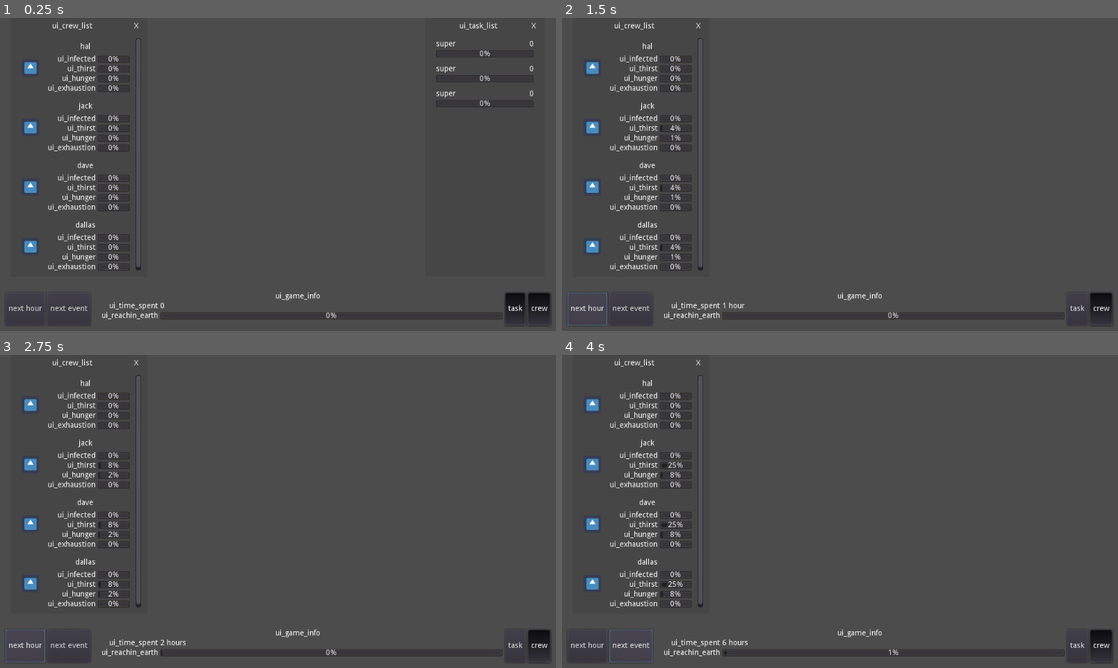
Above: before the commit, frames 1-4 (two rows, left to right).
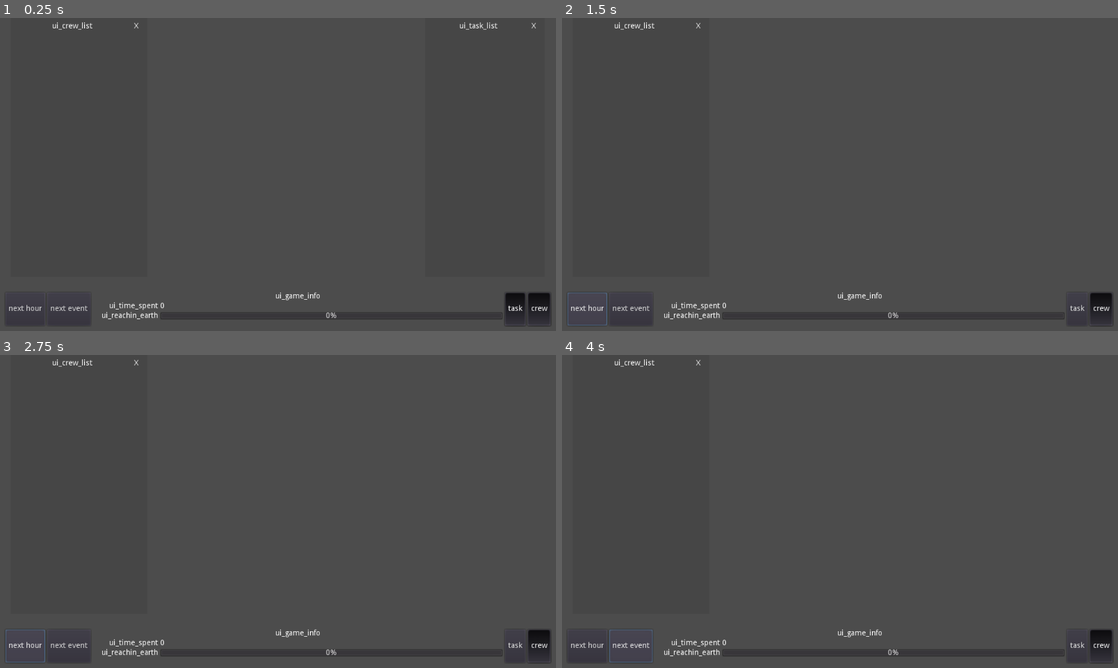
Above: after the commit, the same moments.

Repository: Eptwalabha/ld46
Game: Godot game, scene res://scenes/game/Game.tscn
Two runs of this game, one before a commit and one after it. Both use one fixed random seed, a clock stepped at 60 frames per second and the inputs below. The engine's default icon, where the game draws it, is replaced by a stand-in: a white triangle on a blue panel in a dark square.
Inputs:
- Up to frame 1 (0.25 s): no input
- Up to frame 2 (1.5 s): click "task" at 0.5 s; click "next hour" at 1.25 s
- Up to frame 3 (2.75 s): click "next hour" at 2 s
- Up to frame 4 (4 s): click "next event" at 2.75 s; click "next event" at 3.5 s

The runs differ from the first frame. In frame 1, 2.3% of the frame differs, in the area x 4-96%, y 6-81%; in frame 2, 2.2%; in frame 3, 2.2%; in frame 4, 2.2%.
Error after the commit: Parse Error: The variable type cannot be inferred because its value is "null". (res://scenes/game/gameplay/tasks/Task.gd:14)

Commit message:
task wip

Diff:
--- a/project.godot
+++ b/project.godot
@@ -9,6 +9,11 @@
 config_version=4
 
 _global_script_classes=[ {
+"base": "Node2D",
+"class": "AndroidCrew",
+"language": "GDScript",
+"path": "res://scenes/game/crew/member/AndroidCrew.gd"
+}, {
 "base": "Node2D",
 "class": "CrewMember",
 "language": "GDScript",
@@ -22,7 +27,7 @@
 "base": "Control",
 "class": "GameUI",
 "language": "GDScript",
-"path": "res://scenes/game/ui/UI.gd"
+"path": "res://scenes/game/ui/GameUI.gd"
 }, {
 "base": "Node",
 "class": "PhysicalState",
@@ -42,7 +47,7 @@
 "base": "Node",
 "class": "Task",
 "language": "GDScript",
-"path": "res://scenes/game/gameplay/Task.gd"
+"path": "res://scenes/game/gameplay/tasks/Task.gd"
 }, {
 "base": "UIWindow",
 "class": "UICrewList",
@@ -54,10 +59,15 @@
 "language": "GDScript",
 "path": "res://scenes/game/ui/crew/UICrewMember.gd"
 }, {
+"base": "MarginContainer",
+"class": "UITask",
+"language": "GDScript",
+"path": "res://scenes/game/ui/tasks/UITask.gd"
+}, {
 "base": "UIWindow",
 "class": "UITaskList",
 "language": "GDScript",
-"path": "res://scenes/game/ui/task/UITaskList.gd"
+"path": "res://scenes/game/ui/tasks/UITaskList.gd"
 }, {
 "base": "Control",
 "class": "UIWindow",
@@ -65,6 +75,7 @@
 "path": "res://scenes/game/ui/window/UIWindow.gd"
 } ]
 _global_script_class_icons={
+"AndroidCrew": "",
 "CrewMember": "",
 "Game": "",
 "GameUI": "",
@@ -74,6 +85,7 @@
 "Task": "",
 "UICrewList": "",
 "UICrewMember": "",
+"UITask": "",
 "UITaskList": "",
 "UIWindow": ""
 }
--- a/scenes/game/Game.gd
+++ b/scenes/game/Game.gd
@@ -1,18 +1,28 @@
 class_name Game
 extends Node
+
+var TaskResource = load("res://scenes/game/gameplay/tasks/Task.tscn")
 
 onready var ui := $GameUI as GameUI
 onready var ship := $Ship as Ship
 
 var ongoing_task = []
-
 var hour : int = 0
 var ua : float = 0.0
 var ua_goal := 30 # neptune
 var until_next_event := false
 
+
 func _ready() -> void:
-	$GameUI.setup($Ship)
+	$GameUI.set_ship(ship)
+	var t : Task = TaskResource.instance()
+	t.title = "super new task lol"
+	var crew = ship.get_crew_members()
+	t.crew_assigned = [crew[0], crew[1]]
+	t.hour_cost = 5
+	crew[0].tasks = [t]
+	crew[1].tasks = [t]
+	$GameUI.set_tasks([t])
 
 func next_event() -> void:
 	var new_events = []
@@ -40,13 +50,14 @@
 	for task in ongoing_task:
 		if task is Task:
 			task.update_task(hour)
+	for crew in ship.get_crew_members():
+		crew.work(hour)
 
 func update_ship_state() -> void:
 	ship.update_covered_distance()
 
 func update_crew_state() -> void:
-	var crew_members = ship.get_crew_members()
-	for crew in crew_members:
+	for crew in ship.get_crew_members():
 		crew.update_crew_state(hour)
 
 func check_ship_state() -> void:
--- a/scenes/game/crew/CrewMember.gd
+++ b/scenes/game/crew/CrewMember.gd
@@ -11,8 +11,10 @@
 var exhaustion := 0
 var infected_since := 0
 var sleeping := false
-var current_task = null
 var is_dead := false
+var current_task := 0
+var tasks := []
+var efficiency := 1.0
 
 func productivity(hour: int) -> float:
 	var pick_productivity = _pick_productivity(hour)
@@ -46,12 +48,18 @@
 	else:
 		return 0.0
 
-func update_crew_state(_hour: int) -> void:
+func update_crew_state(hour: int) -> void:
 	thirst += 1
 	hunger += 1
-	if current_task is Task:
+	if tasks.size() > 0:
 		exhaustion += 1
+	efficiency = productivity(hour)
 	emit_signal("crew_state_update")
+
+func work(_hour: int) -> void:
+	var ongoing_tasks_size = tasks.size()
+	if ongoing_tasks_size > 0 and current_task < ongoing_tasks_size:
+		tasks[current_task].worked_on(efficiency)
 
 func is_alive() -> bool:
 	return not is_dead
--- a/scenes/game/crew/member/AndroidCrew.gd
+++ b/scenes/game/crew/member/AndroidCrew.gd
@@ -1,3 +1,4 @@
+class_name AndroidCrew
 extends "res://scenes/game/crew/CrewMember.gd"
 
 var need_maintenance := false
--- a/scenes/game/gameplay/Task.gd
+++ /dev/null
@@ -1,21 +0,0 @@
-class_name Task
-extends Node
-
-signal task_completed
-signal task_failed
-
-export(int) var start_in := 0
-export(int) var hour_to_complete := 1
-export(int) var time_before_fail := 100
-export(String) var description := "description"
-
-var task_since := 0
-
-func update_task(hour) -> void:
-	if hour - task_since > time_before_fail:
-		emit_signal("task_failed")
-
-func worked_on(hour: int) -> void:
-	hour_to_complete -= hour
-	if hour_to_complete <= 0:
-		emit_signal("task_completed")
--- /dev/null
+++ b/scenes/game/gameplay/tasks/Task.gd
@@ -0,0 +1,32 @@
+class_name Task
+extends Node
+
+signal task_completed
+signal task_failed(task)
+signal task_updated
+
+export(int) var start_in := 0
+export(float, .2) var hour_cost := 1.0
+export(int) var time_before_fail := 100
+export(int) var max_crew := 3
+export(String) var title := "a task"
+export(String) var description := "description"
+export(NodePath) var room := null
+
+var hour_spent := 0.0
+var task_since := 0
+var crew_assigned := []
+
+func update_task(hour) -> void:
+	if hour - task_since > time_before_fail:
+		emit_signal("task_failed", self)
+	emit_signal("task_updated")
+
+func worked_on(hour: float) -> void:
+	hour_spent += hour
+	if hour_spent >= hour_cost:
+		emit_signal("task_completed")
+	emit_signal("task_updated")
+
+func penalty(_ship: Ship) -> void:
+	pass
--- /dev/null
+++ b/scenes/game/gameplay/tasks/Task.tscn
@@ -0,0 +1,6 @@
+[gd_scene load_steps=2 format=2]
+
+[ext_resource path="res://scenes/game/gameplay/tasks/Task.gd" type="Script" id=1]
+
+[node name="Task" type="Node"]
+script = ExtResource( 1 )
--- /dev/null
+++ b/scenes/game/gameplay/tasks/TaskFactory.gd
@@ -0,0 +1 @@
+extends Node
--- a/scenes/game/ui/UI.gd
+++ b/scenes/game/ui/GameUI.gd
@@ -7,6 +7,7 @@
 onready var label_date := $Actions/Container/Stats/Time/Date as Label
 onready var distance_progress := $Actions/Container/Stats/Distance/Progress as ProgressBar
 onready var crew_list := $CrewList as UICrewList
+onready var tasks_list := $TaskList as UITaskList
 onready var next_event := $Actions/Container/NextEvent as Button
 onready var next_hour := $Actions/Container/NextHour as Button
 onready var crew_button := $Actions/Container/Crew as Button
@@ -18,9 +19,12 @@
 func _ready() -> void:
 	pass # Replace with function body.
 
-func setup(the_ship: Ship) -> void:
+func set_ship(the_ship: Ship) -> void:
 	ship = the_ship
 	crew_list.set_crew_members(ship.get_crew_members())
+
+func set_tasks(tasks: Array) -> void:
+	tasks_list.set_tasks_list(tasks)
 
 func update_ui(hour: int) -> void:
 	label_date.text = "%s hour%s" % [hour, "" if hour <= 1 else "s"]
--- a/scenes/game/ui/GameUI.tscn
+++ b/scenes/game/ui/GameUI.tscn
@@ -1,7 +1,7 @@
 [gd_scene load_steps=4 format=2]
 
-[ext_resource path="res://scenes/game/ui/task/UITaskList.tscn" type="PackedScene" id=1]
-[ext_resource path="res://scenes/game/ui/UI.gd" type="Script" id=2]
+[ext_resource path="res://scenes/game/ui/tasks/UITaskList.tscn" type="PackedScene" id=1]
+[ext_resource path="res://scenes/game/ui/GameUI.gd" type="Script" id=2]
 [ext_resource path="res://scenes/game/ui/crew/UICrewList.tscn" type="PackedScene" id=3]
 
 [node name="GameUI" type="Control"]
@@ -136,5 +136,3 @@
 [connection signal="toggled" from="Actions/Container/NextEvent" to="." method="_on_NextEvent_toggled"]
 [connection signal="toggled" from="Actions/Container/Task" to="." method="_on_Task_toggled"]
 [connection signal="toggled" from="Actions/Container/Crew" to="." method="_on_Crew_toggled"]
-[connection signal="on_window_closed" from="TaskList" to="." method="_on_UI_window_closed"]
-[connection signal="on_window_closed" from="CrewList" to="." method="_on_UI_window_closed"]
--- a/scenes/game/ui/crew/UICrewList.gd
+++ b/scenes/game/ui/crew/UICrewList.gd
@@ -3,9 +3,9 @@
 extends UIWindow
 
 onready var list_container := $MarginContainer/Content/Body/VBoxContainer as VBoxContainer
+var CrewMemberResource = load("res://scenes/game/ui/crew/UICrew.tscn")
 
 func set_crew_members(crew_members: Array) -> void:
-	var CrewMemberResource = preload("res://scenes/game/ui/crew/UICrew.tscn")
 	for crew in crew_members:
 		var c = CrewMemberResource.instance()
 		c.set_crew_member(crew)
--- a/scenes/game/ui/crew/UICrewMember.gd
+++ b/scenes/game/ui/crew/UICrewMember.gd
@@ -7,13 +7,14 @@
 onready var health_progress := $Container/Stats/Health/Progress as ProgressBar
 onready var exhaustion_progress := $Container/Stats/Exhaustion/Progress as ProgressBar
 
-var crew = null
+var crew : CrewMember = null
 
 func _ready() -> void:
 	_update_with_crew_info()
 
 func set_crew_member(my_crew: CrewMember) -> void:
 	crew = my_crew
+	# warning-ignore:return_value_discarded
 	crew.connect("crew_state_update", self, "_update_state")
 
 func _update_with_crew_info() -> void:
--- a/scenes/game/ui/task/UITask.tscn
+++ /dev/null
@@ -1,41 +0,0 @@
-[gd_scene format=2]
-
-[node name="Task" type="MarginContainer"]
-anchor_right = 1.0
-anchor_bottom = 1.0
-custom_constants/margin_right = 10
-custom_constants/margin_top = 5
-custom_constants/margin_left = 10
-custom_constants/margin_bottom = 5
-__meta__ = {
-"_edit_use_anchors_": false
-}
-
-[node name="VBoxContainer" type="VBoxContainer" parent="."]
-margin_left = 10.0
-margin_top = 5.0
-margin_right = 1014.0
-margin_bottom = 595.0
-
-[node name="HBoxContainer" type="HBoxContainer" parent="VBoxContainer"]
-margin_right = 1004.0
-margin_bottom = 14.0
-
-[node name="TaskName" type="Label" parent="VBoxContainer/HBoxContainer"]
-margin_right = 992.0
-margin_bottom = 14.0
-size_flags_horizontal = 3
-text = "super"
-
-[node name="Nbr" type="Label" parent="VBoxContainer/HBoxContainer"]
-margin_left = 996.0
-margin_right = 1004.0
-margin_bottom = 14.0
-text = "0"
-align = 2
-
-[node name="ProgressBar" type="ProgressBar" parent="VBoxContainer"]
-margin_top = 18.0
-margin_right = 1004.0
-margin_bottom = 32.0
-step = 1.0
--- a/scenes/game/ui/task/UITaskList.gd
+++ /dev/null
@@ -1,3 +0,0 @@
-tool
-class_name UITaskList
-extends UIWindow
--- a/scenes/game/ui/task/UITaskList.tscn
+++ /dev/null
@@ -1,38 +0,0 @@
-[gd_scene load_steps=4 format=2]
-
-[ext_resource path="res://scenes/game/ui/task/UITask.tscn" type="PackedScene" id=1]
-[ext_resource path="res://scenes/game/ui/window/Window.tscn" type="PackedScene" id=2]
-[ext_resource path="res://scenes/game/ui/task/UITaskList.gd" type="Script" id=3]
-
-[node name="TaskList" instance=ExtResource( 2 )]
-script = ExtResource( 3 )
-title = "ui_task_list"
-
-[node name="Title" parent="MarginContainer/Content/Header/Content" index="0"]
-text = "ui_task_list"
-
-[node name="VBoxContainer" type="VBoxContainer" parent="MarginContainer/Content/Body" index="0"]
-margin_right = 1004.0
-margin_bottom = 552.0
-size_flags_horizontal = 3
-size_flags_vertical = 3
-
-[node name="Task" parent="MarginContainer/Content/Body/VBoxContainer" index="0" instance=ExtResource( 1 )]
-anchor_right = 0.0
-anchor_bottom = 0.0
-margin_right = 1004.0
-margin_bottom = 42.0
-
-[node name="Task2" parent="MarginContainer/Content/Body/VBoxContainer" index="1" instance=ExtResource( 1 )]
-anchor_right = 0.0
-anchor_bottom = 0.0
-margin_top = 46.0
-margin_right = 1004.0
-margin_bottom = 88.0
-
-[node name="Task3" parent="MarginContainer/Content/Body/VBoxContainer" index="2" instance=ExtResource( 1 )]
-anchor_right = 0.0
-anchor_bottom = 0.0
-margin_top = 92.0
-margin_right = 1004.0
-margin_bottom = 134.0
--- /dev/null
+++ b/scenes/game/ui/tasks/UITask.gd
@@ -0,0 +1,37 @@
+tool
+class_name UITask
+extends MarginContainer
+
+onready var progress := $VBoxContainer/Progress as ProgressBar
+onready var task_title := $VBoxContainer/HBoxContainer/TaskName as Label
+onready var nbr := $VBoxContainer/HBoxContainer/Nbr as Label
+var task : Task = null
+
+func _ready() -> void:
+	_update_with_task_infos()
+
+func set_task(the_task: Task) -> void:
+	task = the_task
+	# warning-ignore:return_value_discarded
+	task.connect("task_updated", self, "_update_with_task_infos")
+	task.connect("task_completed", self, "_on_task_completed")
+	task.connect("task_failed", self, "_on_task_failed")
+
+func _update_with_task_infos() -> void:
+	task_title.text = task.title
+	nbr.text = "%s/%s" % [task.crew_assigned.size(), task.max_crew]
+	progress.max_value = task.hour_cost
+	progress.value = task.hour_spent
+
+func _on_Detail_pressed() -> void:
+	pass
+
+func _on_task_completed() -> void:
+	self.queue_free()
+
+func _on_task_failed() -> void:
+	self.queue_free()
+
+func _on_Task_gui_input(event: InputEvent) -> void:
+	if event is InputEventMouseButton and event.is_pressed():
+		print("click on %s" % task.title)
--- /dev/null
+++ b/scenes/game/ui/tasks/UITask.tscn
@@ -0,0 +1,55 @@
+[gd_scene load_steps=2 format=2]
+
+[ext_resource path="res://scenes/game/ui/tasks/UITask.gd" type="Script" id=1]
+
+[node name="Task" type="MarginContainer"]
+anchor_right = 1.0
+anchor_bottom = 1.0
+custom_constants/margin_right = 10
+custom_constants/margin_top = 5
+custom_constants/margin_left = 10
+custom_constants/margin_bottom = 5
+script = ExtResource( 1 )
+__meta__ = {
+"_edit_use_anchors_": false
+}
+
+[node name="VBoxContainer" type="VBoxContainer" parent="."]
+margin_left = 10.0
+margin_top = 5.0
+margin_right = 1014.0
+margin_bottom = 595.0
+
+[node name="HBoxContainer" type="HBoxContainer" parent="VBoxContainer"]
+margin_right = 1004.0
+margin_bottom = 22.0
+
+[node name="TaskName" type="Label" parent="VBoxContainer/HBoxContainer"]
+margin_top = 4.0
+margin_right = 970.0
+margin_bottom = 18.0
+size_flags_horizontal = 3
+text = "super"
+
+[node name="Nbr" type="Label" parent="VBoxContainer/HBoxContainer"]
+margin_left = 974.0
+margin_top = 4.0
+margin_right = 982.0
+margin_bottom = 18.0
+text = "0"
+align = 2
+
+[node name="Detail" type="ToolButton" parent="VBoxContainer/HBoxContainer"]
+margin_left = 986.0
+margin_right = 1004.0
+margin_bottom = 22.0
+text = "?"
+align = 2
+
+[node name="Progress" type="ProgressBar" parent="VBoxContainer"]
+margin_top = 26.0
+margin_right = 1004.0
+margin_bottom = 40.0
+rounded = true
+[connection signal="gui_input" from="." to="." method="_on_Task_gui_input"]
+[connection signal="pressed" from="VBoxContainer/HBoxContainer/Detail" to="." method="_on_Detail_pressed"]
--- /dev/null
+++ b/scenes/game/ui/tasks/UITaskList.gd
@@ -0,0 +1,15 @@
+tool
+class_name UITaskList
+extends UIWindow
+
+onready var list_container := $MarginContainer/Content/Body/VBoxContainer as VBoxContainer
+var UITaskResource = load("res://scenes/game/ui/tasks/UITask.tscn")
+
+func set_tasks_list(tasks: Array) -> void:
+	for task in tasks:
+		add_task_to_list(task)
+
+func add_task_to_list(task) -> void:
+	var t = UITaskResource.instance()
+	t.set_task(task)
+	list_container.add_child(t)
--- /dev/null
+++ b/scenes/game/ui/tasks/UITaskList.tscn
@@ -0,0 +1,17 @@
+[gd_scene load_steps=3 format=2]
+
+[ext_resource path="res://scenes/game/ui/window/Window.tscn" type="PackedScene" id=1]
+[ext_resource path="res://scenes/game/ui/tasks/UITaskList.gd" type="Script" id=2]
+
+[node name="TaskList" instance=ExtResource( 1 )]
+script = ExtResource( 2 )
+title = "ui_task_list"
+
+[node name="Title" parent="MarginContainer/Content/Header/Content" index="0"]
+text = "ui_task_list"
+
+[node name="VBoxContainer" type="VBoxContainer" parent="MarginContainer/Content/Body" index="0"]
+margin_right = 1004.0
+margin_bottom = 552.0
+size_flags_horizontal = 3
+size_flags_vertical = 3
--- a/scenes/game/ui/window/Window.tscn
+++ b/scenes/game/ui/window/Window.tscn
@@ -45,9 +45,8 @@
 margin_bottom = 29.0
 
 [node name="Title" type="Label" parent="MarginContainer/Content/Header/Content"]
-margin_top = -1.0
 margin_right = 980.0
-margin_bottom = 23.0
+margin_bottom = 24.0
 rect_min_size = Vector2( 0, 24 )
 size_flags_horizontal = 3
 text = "title"
